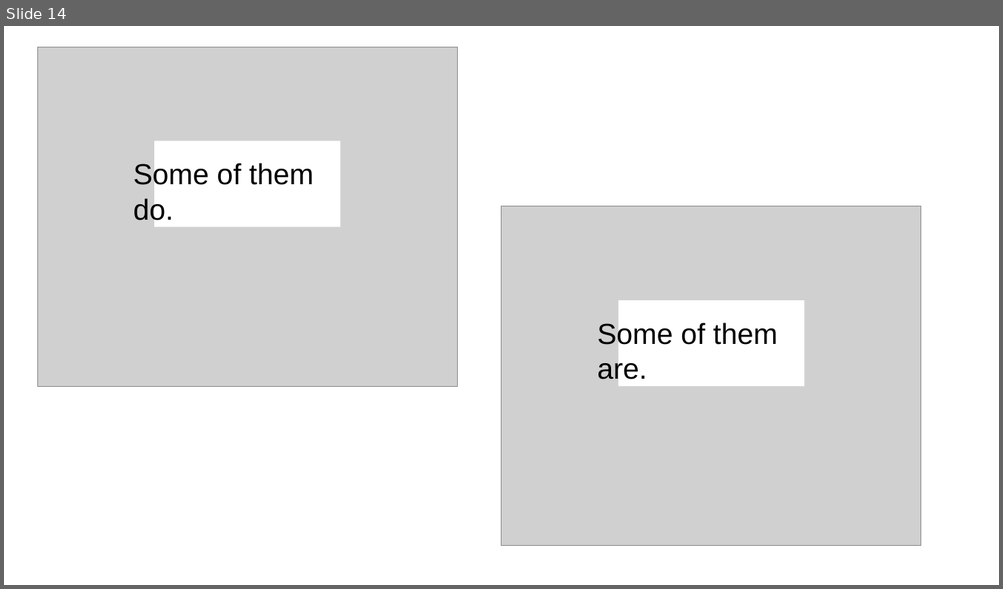
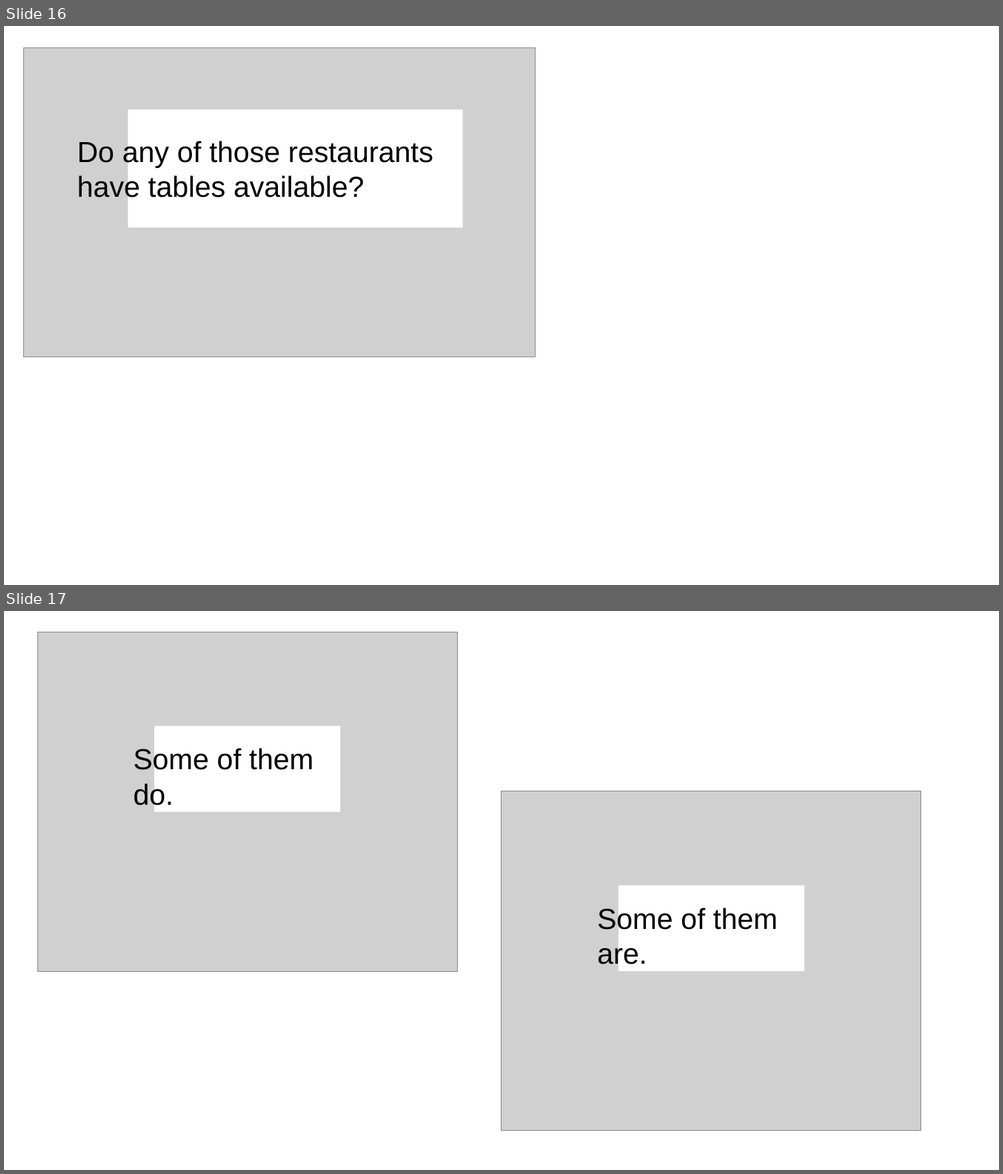
Before and after one commit to avelasqz/persona_context_precision, a slide deck: experiments/05_forced_choice/images/phone_pictures.pptx. Shown one above the other, each under a label of ours: slide 14 before the commit, slides 16 and 17 after it. The pictures are 1003x589 and 1003x1174 pixels, drawn with LibreOffice and Linux fonts; fonts in the diff are those of the drawing; grey boxes stand for pictures. Boxes give left, top, right and bottom in pixels: in the first picture for what was removed or moved away, otherwise in the second. Text is boxed around its words. In the diff, an @@ line names an element or a change of style, - is before the commit and + after.

```diff
--- a/experiments/05_forced_choice/images/phone_pictures.pptx
+++ b/experiments/05_forced_choice/images/phone_pictures.pptx
@@ slide 16 added at bbox=[4, 26, 999, 585], background #FFFFFF @@
@@ picture added at bbox=[23, 47, 535, 358] @@
@@ rectangle added at bbox=[128, 110, 463, 227], fill #FFFFFF @@
@@ text added at bbox=[77, 139, 433, 203], 28 pt, text #000000 @@
+Do any of those restaurants have tables available?
@@ what was slide 14 is now slide 17 @@
```
Also in this commit, not shown: 2 slides changed, 4 other slides added, 17 other files.
